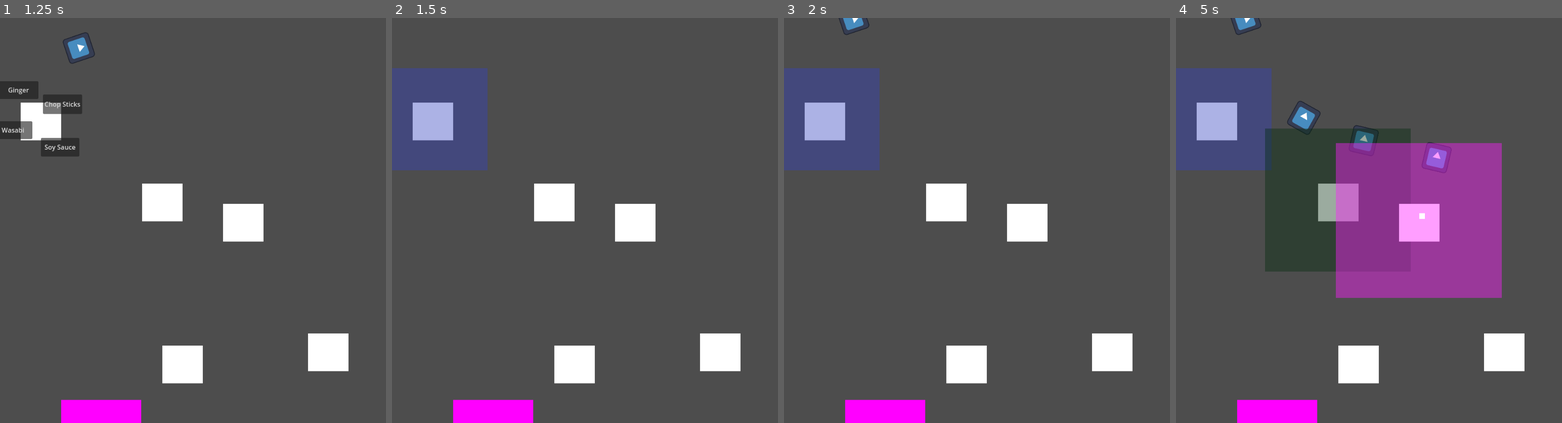
Above: before the commit, frames 1-4 (left to right).
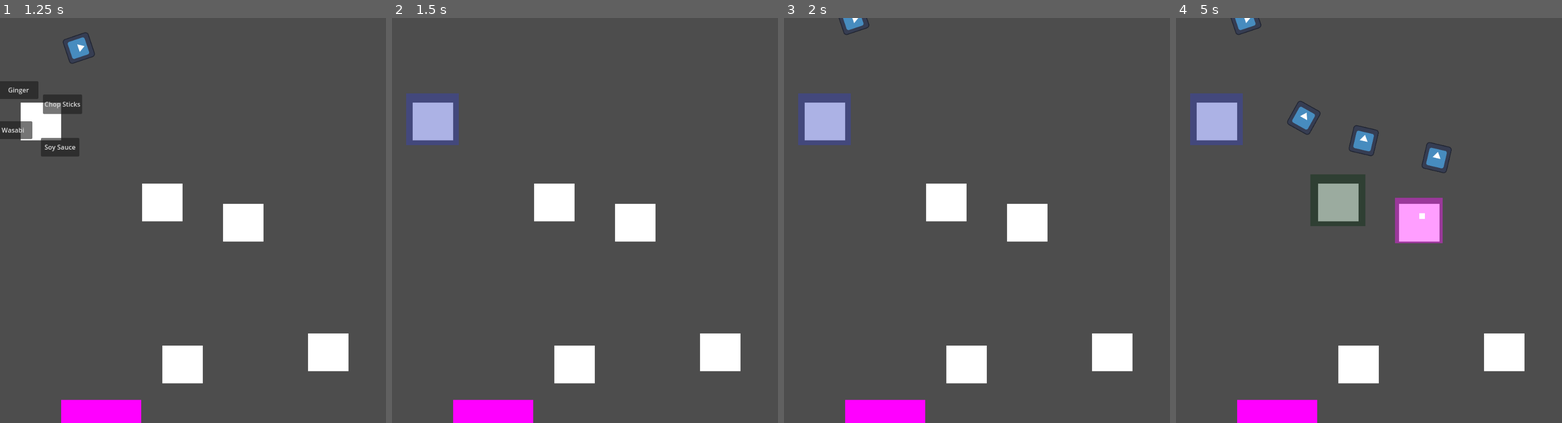
Above: after the commit, the same moments.

Repository: john9francis/sushi-attack
Game: Godot game, scene res://scripts/main.tscn
The game is run twice, just before and just after one commit, with the same random seed, the same clock (stepped at 60 frames per second) and the same inputs. The engine's default icon, where the game draws it, is replaced by a stand-in: a white triangle on a blue panel in a dark square.
Inputs (mouse positions are in pixels of both pictures, inside the frame that each line leads up to):
- Up to frame 1 (1.25 s): tap Enter at 0.5 s; move the mouse to (42, 119) at 0.52 s; press the mouse at (42, 119) at 0.53 s
- Up to frame 2 (1.5 s): release the mouse at (434, 119) at 1.25 s; click "Chop Sticks" at 1.25 s
- Up to frame 3 (2 s): no input
- Up to frame 4 (5 s): move the mouse to (1338, 200) at 2.02 s; click (1338, 200) at 2.1 s; click "Soy Sauce" at 2.75 s; move the mouse to (1419, 220) at 3.52 s; press the mouse at (1419, 220) at 3.53 s; release the mouse at (1419, 220) at 4.25 s; click "Ginger" at 4.25 s

Frame 1 is identical in both runs. In frame 2, 4.5% of the frame differs, in the area x 0-25%, y 12-38%; in frame 3, 4.5%; in frame 4, 26%, in the area x 0-85%, y 12-70%.

Commit message:
fixed a bug with tracker, there was an inconsistency with the areaExists flag and the areaToTrack

Diff:
--- a/scripts/Tracker.gd
+++ b/scripts/Tracker.gd
@@ -1,35 +1,34 @@
 extends Node
 
 var areaToTrack
-var areaExists
 
 var pastPosition
 var currentPosition
 
 # Called when the node enters the scene tree for the first time.
 func _ready():
-	areaExists = false
 	pass # Replace with function body.
 
 
 # Called every frame. 'delta' is the elapsed time since the previous frame.
 func _process(delta):
-	if areaExists:
+	if areaToTrack != null:
 		pastPosition = currentPosition
 		currentPosition = areaToTrack.global_position
 
 
 func set_area(area):
 	areaToTrack = area
-	areaExists = true
 
 
 func unset_area():
 	areaToTrack = null
-	areaExists = false
 
 func has_area():
-	return areaExists
+	if areaToTrack == null:
+		return false
+	else:
+		return true
 
 
 func get_target_pos():
--- a/scripts/cs_tower.tscn
+++ b/scripts/cs_tower.tscn
@@ -15,7 +15,7 @@
 
 [node name="Sprite2D" type="Sprite2D" parent="."]
 modulate = Color(0.203922, 0.258824, 0.752941, 0.407843)
-scale = Vector2(271.688, 252.813)
+scale = Vector2(129.844, 128.406)
 texture = SubResource("CanvasTexture_sle01")
 
 [node name="KillMobTimer" type="Timer" parent="."]
--- a/scripts/g_tower.tscn
+++ b/scripts/g_tower.tscn
@@ -19,7 +19,7 @@
 
 [node name="Sprite2D" type="Sprite2D" parent="."]
 modulate = Color(1, 0.117647, 1, 0.431373)
-scale = Vector2(410.813, 382.063)
+scale = Vector2(118.203, 112.016)
 texture = SubResource("CanvasTexture_mg38n")
 
 [node name="ShootTimer" type="Timer" parent="."]
--- a/scripts/ss_tower.tscn
+++ b/scripts/ss_tower.tscn
@@ -15,8 +15,7 @@
 
 [node name="Sprite2D" type="Sprite2D" parent="."]
 modulate = Color(0.00392157, 0.164706, 0.0470588, 0.396078)
-position = Vector2(4.76837e-06, 0)
-scale = Vector2(360, 353)
+scale = Vector2(136, 127.5)
 texture = SubResource("CanvasTexture_6dy65")
 
 [connection signal="area_entered" from="." to="." method="_on_area_entered"]
--- a/scripts/w_tower.tscn
+++ b/scripts/w_tower.tscn
@@ -19,7 +19,7 @@
 
 [node name="Sprite2D" type="Sprite2D" parent="."]
 modulate = Color(0, 1, 0, 0.427451)
-scale = Vector2(343.695, 303.023)
+scale = Vector2(96.4237, 94.2558)
 texture = SubResource("CanvasTexture_jc4xd")
 
 [node name="ShootTimer" type="Timer" parent="."]
